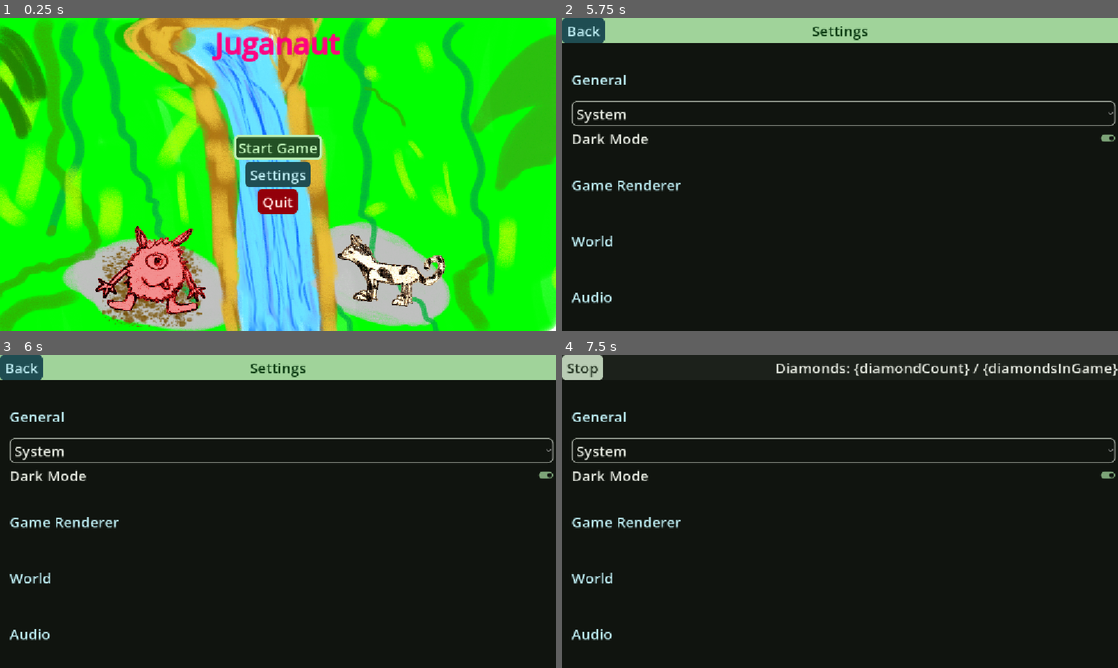
Above: before the commit, frames 1-4 (two rows, left to right).
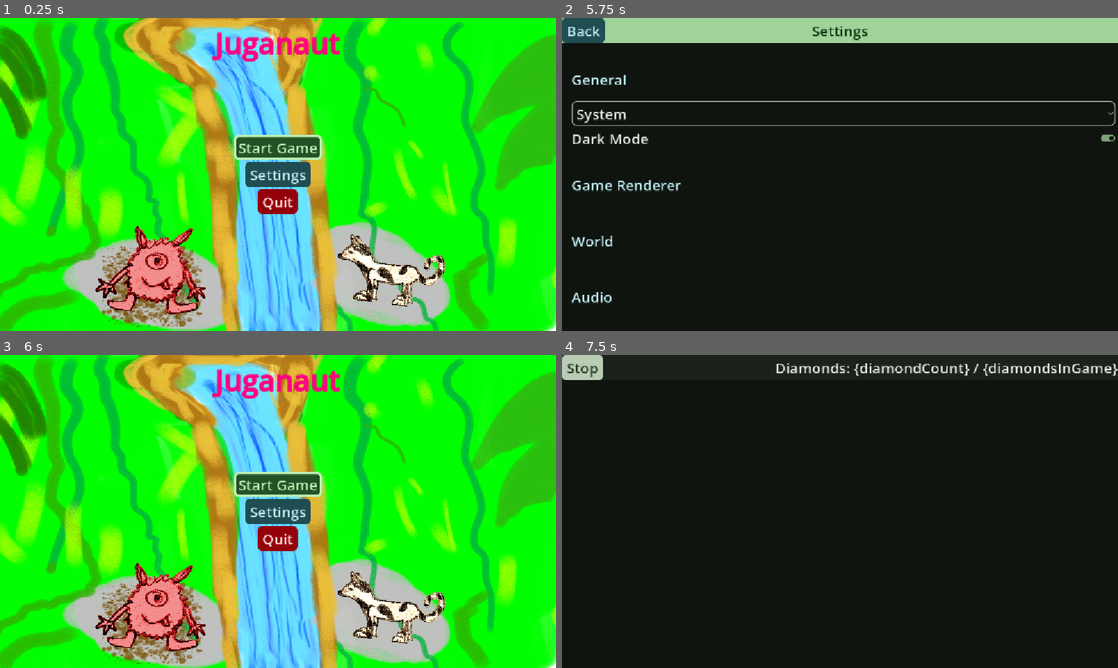
Above: after the commit, the same moments.

Repository: SirVincelot24/juganaut-godot
Game: Godot game, scene res://scenes/MainMenu.tscn
Same seed, same stepped clock (60 frames per second), same inputs: the game is played once before the commit and once after it.
Inputs (mouse positions are in pixels of both pictures, inside the frame that each line leads up to):
- Up to frame 1 (0.25 s): no input
- Up to frame 2 (5.75 s): click "Start Game" at 0.5 s; click "Stop" at 1.25 s; click "Start Game" at 2 s; click "Stop" at 2.75 s; click "Start Game" at 3.5 s; click "Stop" at 4.25 s; click "Settings" at 5 s
- Up to frame 3 (6 s): click "Back" at 5.75 s
- Up to frame 4 (7.5 s): click (845, 452) at 6.5 s, where only the run before the commit has a clickable "System"; click (845, 473) at 7.25 s, where only the run before the commit has a clickable "Dark Mode"

Frames 1-2 are identical in both runs. In frame 3, 100% of the frame differs, in the area x 0-100%, y 0-100%; in frame 4, 1.9%.

Commit message:
fix weird stuff with focus and settings menu

Diff:
--- a/scenes/settings_menu.tscn
+++ b/scenes/settings_menu.tscn
@@ -1,7 +1,7 @@
 [gd_scene format=3 uid="uid://dba1acnnlnyqw"]
 
 [ext_resource type="Script" uid="uid://dd4mu46yxw0bf" path="res://scripts/UI/buttons/dark_button.gd" id="1_05p07"]
-[ext_resource type="Script" uid="uid://d56hnuq86cdi" path="res://scripts/UI/buttons/back.gd" id="1_cr101"]
+[ext_resource type="Script" uid="uid://bkiqvqjv1q6kr" path="res://scripts/UI/settings_menu.gd" id="1_lwwgp"]
 [ext_resource type="Script" uid="uid://3uok607cgyja" path="res://scripts/UI/buttons/language_select.gd" id="2_wswnh"]
 
 [node name="SettingsMenu" type="Control" unique_id=1464940150]
@@ -12,6 +12,9 @@
 anchor_bottom = 1.0
 grow_horizontal = 2
 grow_vertical = 2
+focus_mode = 2
+focus_behavior_recursive = 2
+script = ExtResource("1_lwwgp")
 
 [node name="Background" type="Panel" parent="." unique_id=680071124]
 layout_mode = 1
@@ -31,6 +34,7 @@
 
 [node name="TitleBar" type="PanelContainer" parent="VBoxContainer" unique_id=962090938]
 layout_mode = 2
+mouse_filter = 1
 theme_type_variation = &"TitleBar"
 
 [node name="Back" type="Button" parent="VBoxContainer/TitleBar" unique_id=1274558612]
@@ -39,7 +43,6 @@
 size_flags_vertical = 4
 theme_type_variation = &"SettingsButton"
 text = "back"
-script = ExtResource("1_cr101")
 
 [node name="SettingsTitle" type="Label" parent="VBoxContainer/TitleBar" unique_id=1090065647]
 layout_mode = 2
@@ -86,4 +89,5 @@
 theme_type_variation = &"SettingsHeadline"
 text = "audio"
 
+[connection signal="pressed" from="VBoxContainer/TitleBar/Back" to="." method="_on_click_back"]
 [connection signal="item_selected" from="VBoxContainer/ScrollContainer/VBoxContainer/LanguageSelect" to="VBoxContainer/ScrollContainer/VBoxContainer/LanguageSelect" method="_item_selected"]
--- a/scripts/UI/buttons/back.gd
+++ /dev/null
@@ -1,8 +0,0 @@
-extends Button
-
-func _pressed() -> void:
-	$/root/SettingsMenu.visible = false
-
-func _input(event: InputEvent) -> void:
-	if event.is_action("ui_close_dialog"):
-		_pressed()
--- a/scripts/UI/buttons/settings.gd
+++ b/scripts/UI/buttons/settings.gd
@@ -2,8 +2,8 @@
 
 func _pressed() -> void:
 	var settings_menu = $/root/SettingsMenu
-	settings_menu.visible = true
-	settings_menu.grab_focus()
+	settings_menu.show()
+	$/root/MainMenu.hide()
 
 func _input(event: InputEvent) -> void:
 	if event.is_action("main_menu_settings"):
--- /dev/null
+++ b/scripts/UI/settings_menu.gd
@@ -0,0 +1,11 @@
+extends Control
+
+func _input(event: InputEvent) -> void:
+	if !$"/root/SettingsMenu".visible:
+		return
+	if event.is_action("ui_close_dialog"):
+		_on_click_back()
+
+func _on_click_back() -> void:
+	$/root/SettingsMenu.hide()
+	$/root/MainMenu.show()
Not shown, removed: scripts/UI/buttons/back.gd.uid
Not shown, added: scripts/UI/settings_menu.gd.uid
